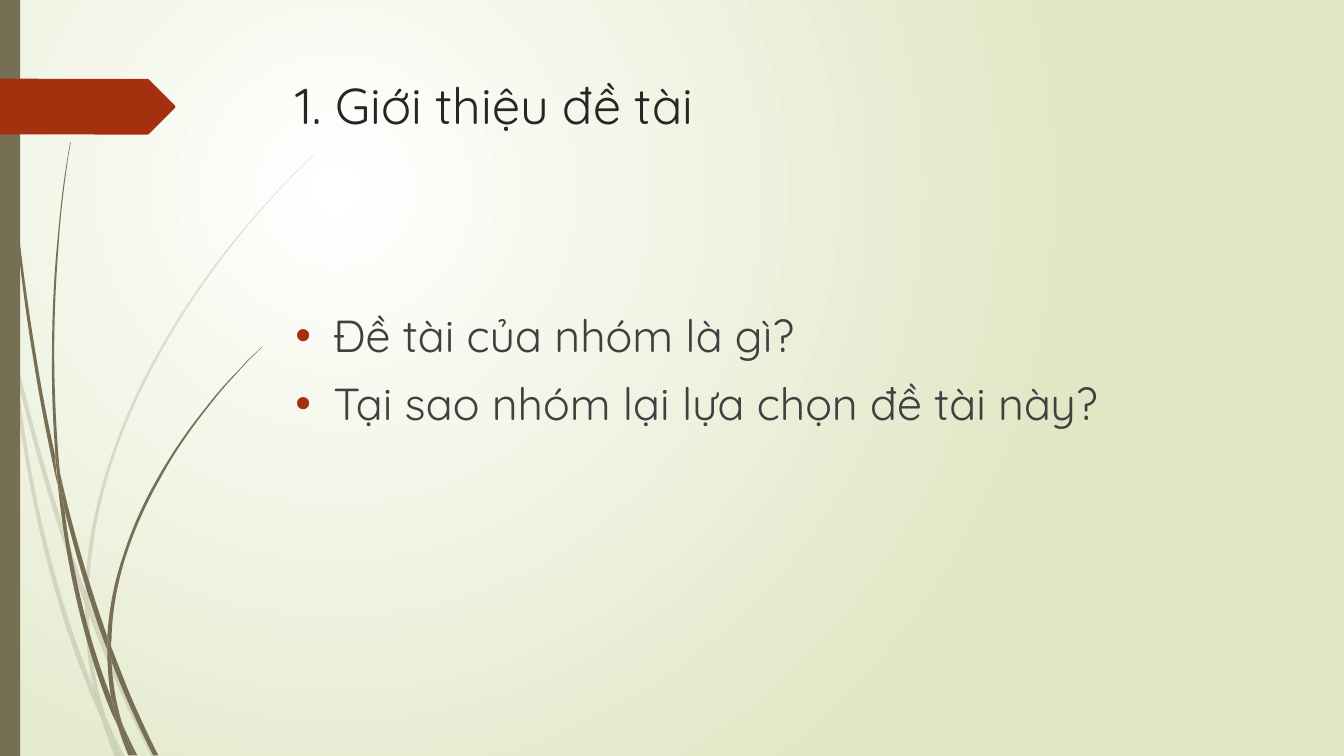
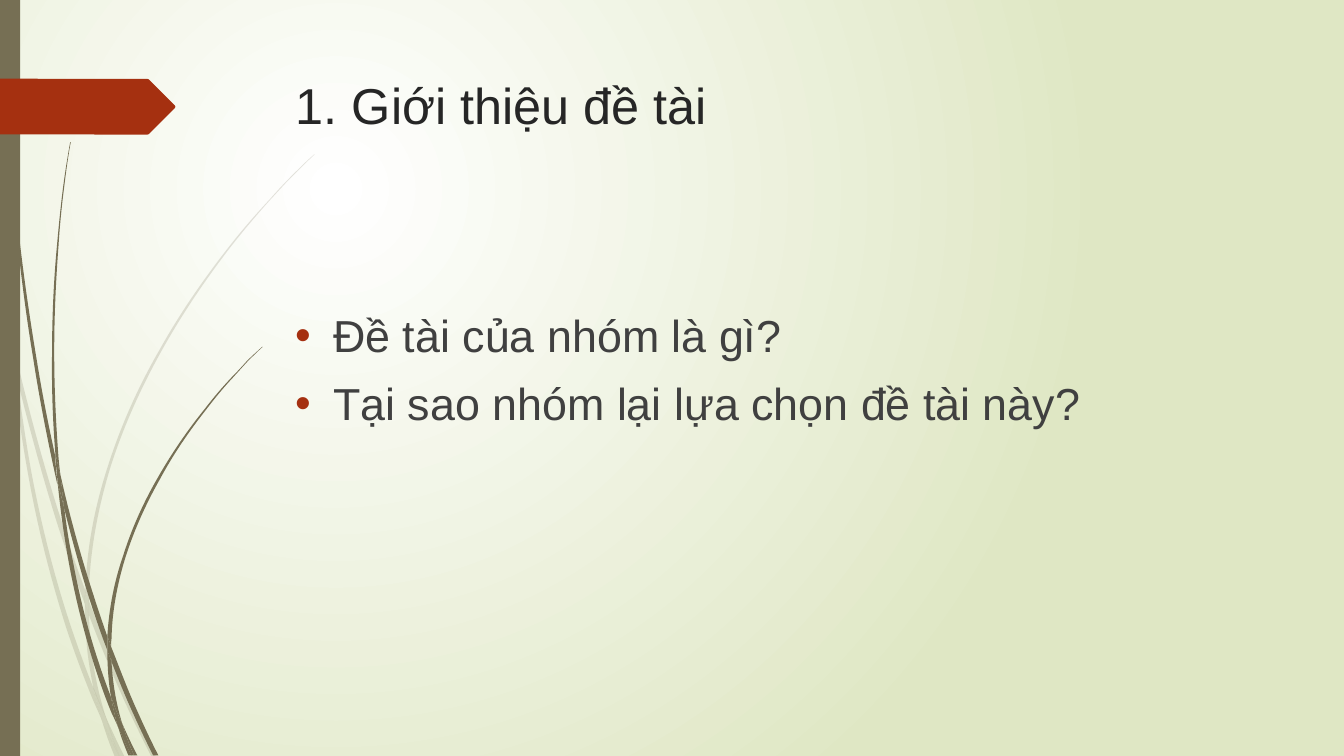
Before and after one commit to doanlecong/LVTN, a slide deck: slide 3 of docs/slide trình cô - bản 1.pptx. Drawn at 1344x756 pixels with LibreOffice and Linux fonts; fonts in the diff are those of the drawing. Boxes give left, top, right and bottom in pixels: in the first picture for what was removed or moved away, otherwise in the second. Text is boxed around its words. In the diff, an @@ line names an element or a change of style, - is before the commit and + after.

```diff
--- a/docs/slide trình cô - bản 1.pptx
+++ b/docs/slide trình cô - bản 1.pptx
@@ title "1. Giới thiệu đề tài" at bbox=[296, 85, 707, 132]: font Quicksand to Arial @@
@@ text "Đề tài của nhóm là ..." at bbox=[333, 317, 1080, 429]: font Quicksand to Arial @@
```
Also in this commit, not shown: 8 other slides changed, 3 slides added, 1 slide removed.
